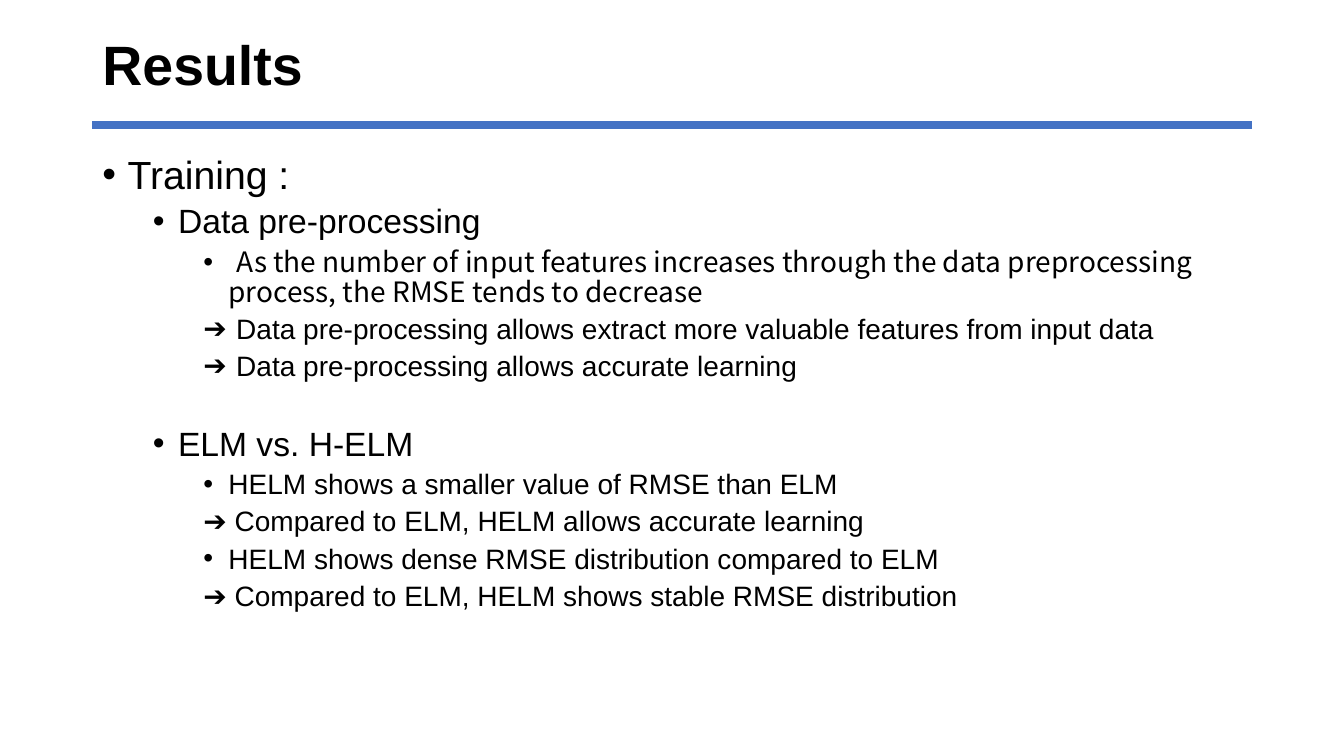
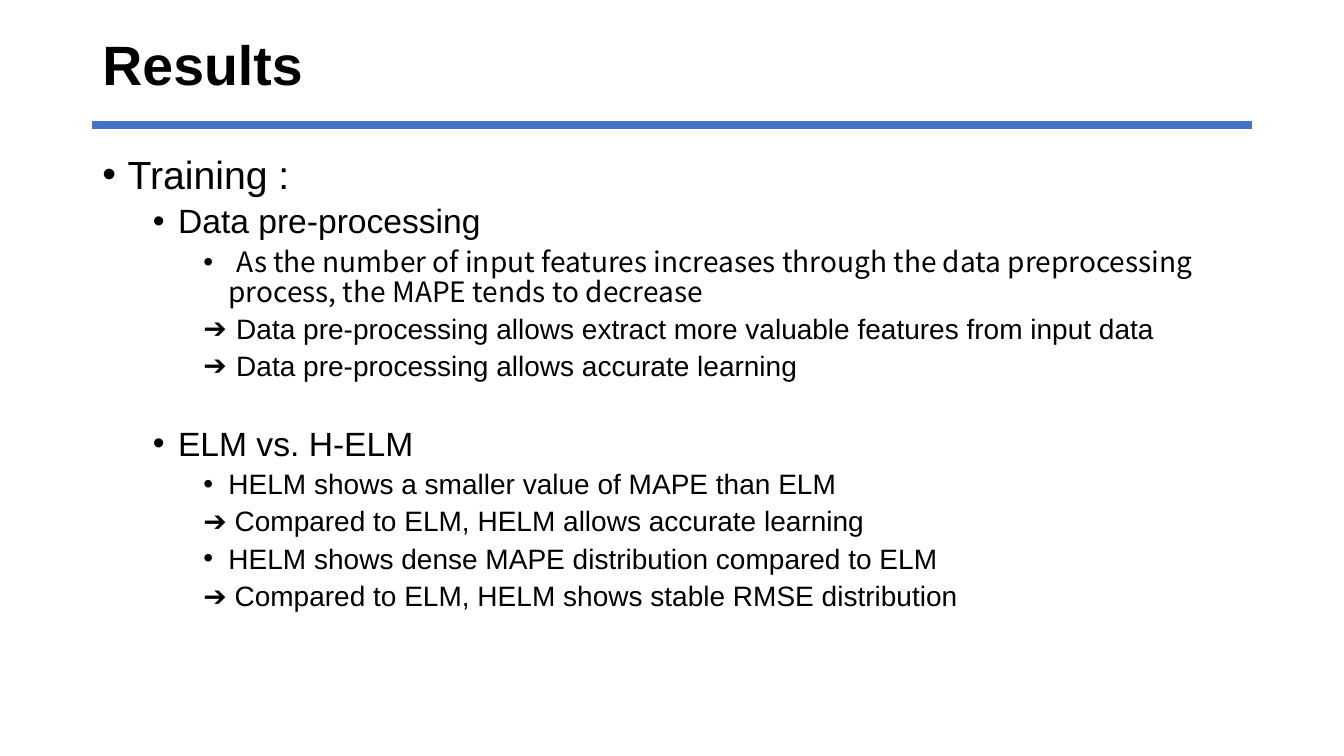
Before and after one commit to jhyun0919/STLF_of_Australian_NEM_by_H-ELM, a slide deck: slide 25 of ppt_slides/prepare_ELM2017_26MAY2017.pptx. Drawn at 1344x756 pixels with LibreOffice and Linux fonts; fonts in the diff are those of the drawing. Boxes give left, top, right and bottom in pixels: in the first picture for what was removed or moved away, otherwise in the second. Text is boxed around its words. In the diff, an @@ line names an element or a change of style, - is before the commit and + after.

```diff
--- a/ppt_slides/prepare_ELM2017_26MAY2017.pptx
+++ b/ppt_slides/prepare_ELM2017_26MAY2017.pptx
@@ text at (x1=228, y1=249, x2=1192, y2=309): text changed @@
-    • As the number of input features increases through the data preprocessing process, the RMSE tends to decrease
+    • As the number of input features increases through the data preprocessing process, the MAPE tends to decrease
@@ text at (x1=228, y1=473, x2=836, y2=495): text changed @@
-    • HELM shows a smaller value of RMSE than ELM
+    • HELM shows a smaller value of MAPE than ELM
@@ text at (x1=228, y1=548, x2=937, y2=574): text changed @@
-    • HELM shows dense RMSE distribution compared to ELM
+    • HELM shows dense MAPE distribution compared to ELM
```
Also in this commit, not shown: 4 other slides changed, 5 other files.
